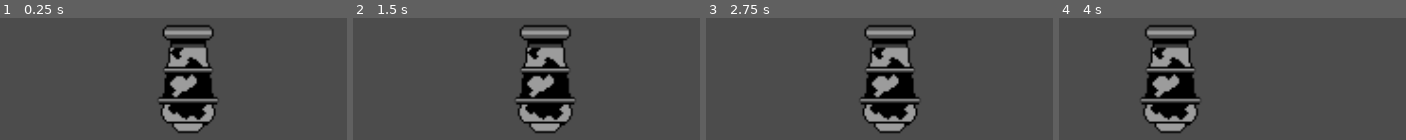
Above: before the commit, frames 1-4 (left to right).
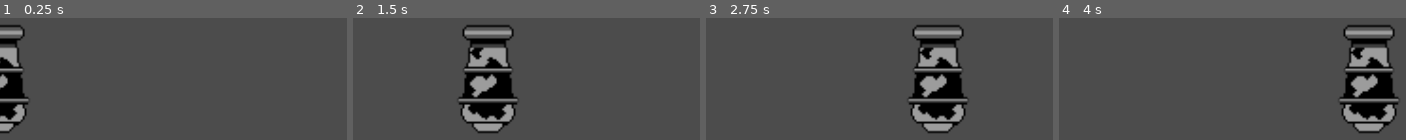
Above: after the commit, the same moments.

Repository: MrZak-dev/godot_3.1_jumping_balls
Game: Godot game, scene res://scenes/player/player_cannon.tscn
Same seed, same stepped clock (60 frames per second), same inputs: the game is played once before the commit and once after it.
Inputs (mouse positions are in pixels of both pictures, inside the frame that each line leads up to):
- Up to frame 1 (0.25 s): no input
- Up to frame 2 (1.5 s): tap Enter at 0.5 s; move the mouse to (outside the picture) at 0.52 s; click (outside the picture) at 0.67 s; tap Space at 1.25 s; drag from (outside the picture) to (526, 59) at 1.27 s
- Up to frame 3 (2.75 s): move the mouse to (outside the picture) at 2.02 s; click (outside the picture) at 2.17 s
- Up to frame 4 (4 s): tap Enter at 2.75 s; drag from (1232, 59) to (outside the picture) at 2.77 s; move the mouse to (1371, 20) at 3.52 s; click (1371, 20) at 3.67 s

The runs differ from the first frame. In frame 1, 15% of the frame differs, in the area x 0-63%, y 5-95%; in frame 2, 20%; in frame 3, 19%; in frame 4, 20%, in the area x 23-98%, y 5-95%.
Error before the commit: Invalid call. Nonexistent function 'get_position' in base 'InputEventKey'. (res://scenes/player/player_cannon.gd:33)
Error after the commit: Invalid call. Nonexistent function 'get_position' in base 'InputEventKey'. (res://scenes/player/player_cannon2.gd:18)

Commit message:
new solution using set_position()

Diff:
--- a/scenes/player/player_cannon.gd
+++ b/scenes/player/player_cannon.gd
@@ -1,8 +1,8 @@
 extends KinematicBody2D
 
 var motion = Vector2()
-var moving_speed = 230
-var max_speed = 400
+var moving_speed = 500
+var max_speed = 10
 var touch_point = Vector2()
 var pressed = false
 var player_position = Vector2()
@@ -13,23 +13,24 @@
 
 func _process(delta):
 	if pressed:
-		player_position.x = int(self.get_position().x)
-		if player_position.x > touch_point.x:
-			motion.x = min(motion.x - moving_speed,-max_speed)
-		if player_position.x < touch_point.x:
-			motion.x = max(motion.x + moving_speed,max_speed)
-		move_and_slide(motion)
-		pressed = false #in the end of each frame make it false so the movements wont keep going
+		if max_speed > 20:
+			player_position.x = int(self.get_position().x)
+			if player_position.x > touch_point.x:
+				motion.x = min(motion.x - moving_speed,max_speed)
+			if player_position.x < touch_point.x:
+				motion.x = max(motion.x + moving_speed,max_speed)
+			move_and_slide(motion)
+			pressed = false #in the end of each frame make it false so the movements wont keep going
 	else:
 		move_and_slide(Vector2(0,0))
 	pass
 func _input(event):
-	if event is InputEventScreenDrag or InputEventScreenTouch:
-		if event is InputEventScreenDrag: #fonctions that works only for drag event
-			max_speed = event.get_speed().x
-			drag_index = event.get_index()
-			pass
+	if event is InputEventScreenDrag:
+		#if event is InputEventScreenDrag: #fonctions that works only for drag event
+		max_speed = event.get_speed().x
+		drag_index = event.get_index()
 		pressed = true #if an input event received start moving the canon
 		touch_point.x = int(event.get_position().x)
+		print ("Drag Position : " + str(event.get_position().x) + "Drag Speed  : " + str(event.get_speed().x) + " Index : " + str(event.get_index()))
 #TODO : figure out the shaking physics where it is coming from
 #Notice : this scene is working only on android devices
--- a/scenes/player/player_cannon.tscn
+++ b/scenes/player/player_cannon.tscn
@@ -1,6 +1,6 @@
 [gd_scene load_steps=3 format=2]
 
-[ext_resource path="res://scenes/player/player_cannon.gd" type="Script" id=1]
+[ext_resource path="res://scenes/player/player_cannon2.gd" type="Script" id=1]
 [ext_resource path="res://scenes/player/cannon.png" type="Texture" id=2]
 
 [node name="player_cannon" type="KinematicBody2D"]
--- /dev/null
+++ b/scenes/player/player_cannon2.gd
@@ -0,0 +1,21 @@
+extends KinematicBody2D
+
+# Declare member variables here. Examples:
+# var a = 2
+# var b = "text"
+var position_of_touch = Vector2()
+# Called when the node enters the scene tree for the first time.
+func _ready():
+	position_of_touch.y = self.get_position().y
+	pass # Replace with function body.
+
+
+func _physics_process(delta):
+
+	self.set_position(position_of_touch)
+func _input(event):
+	if event is InputEventScreenDrag or InputEventScreenTouch:
+		position_of_touch.x = event.get_position().x
+
+
+	pass
